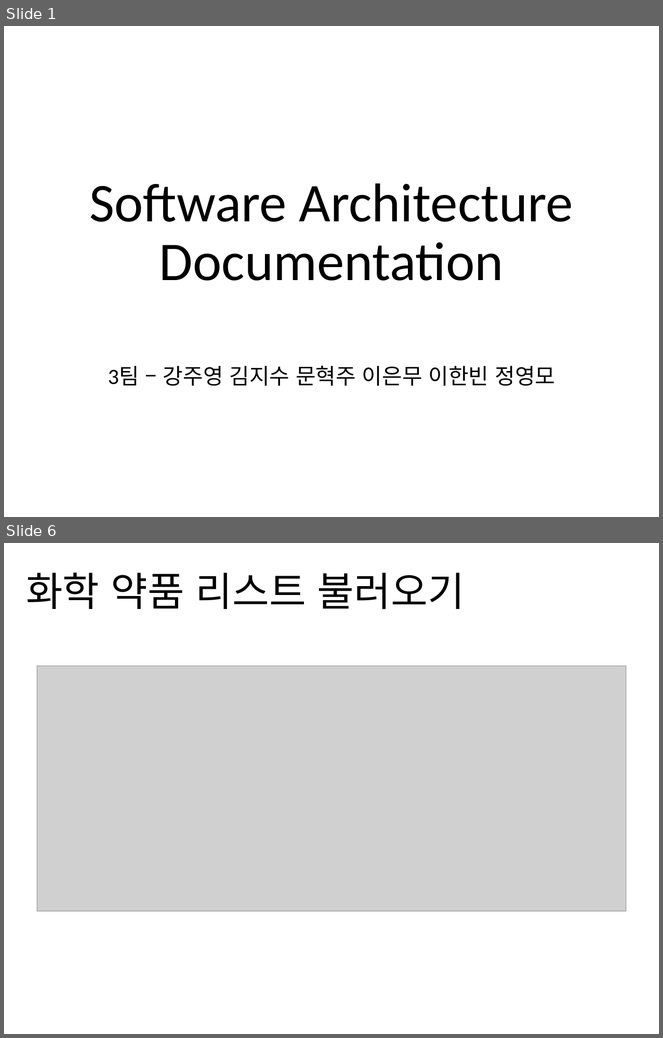
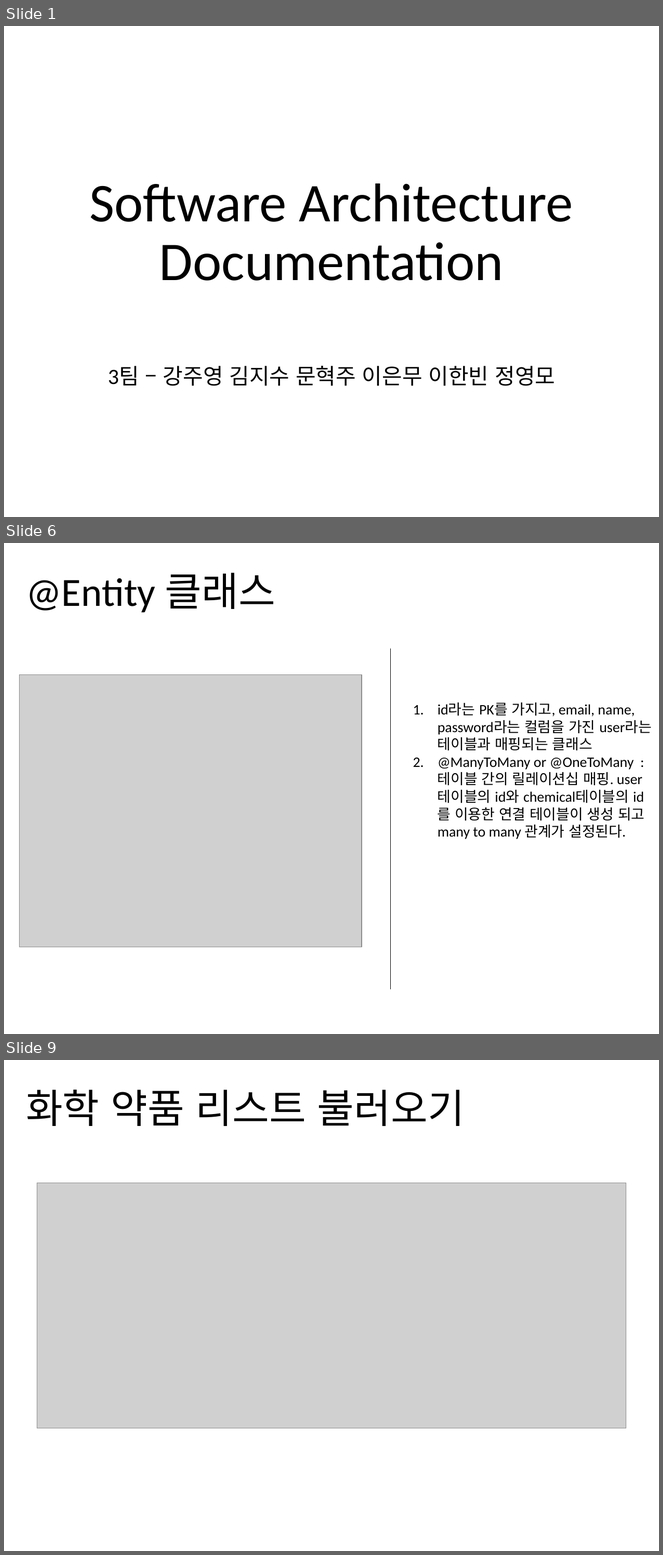
Before and after one commit to jisukim97/ChemicalManagementApplication, a slide deck: Document/2_Software Architect Documentation/Software Architecture Documentation 1.0.pptx. Shown one above the other, each under a label of ours: slides 1 and 6 before the commit, slides 1, 6 and 9 after it; the slides between them are not shown. The pictures are 663x1038 and 663x1555 pixels, drawn with LibreOffice and Linux fonts; fonts in the diff are those of the drawing; grey boxes stand for pictures. Boxes give left, top, right and bottom in pixels: in the first picture for what was removed or moved away, otherwise in the second. Text is boxed around its words. In the diff, an @@ line names an element or a change of style, - is before the commit and + after.

```diff
--- a/Document/2_Software Architect Documentation/Software Architecture Documentation 1.0.pptx
+++ b/Document/2_Software Architect Documentation/Software Architecture Documentation 1.0.pptx
@@ slide 6 added at (4, 543, 659, 1034), background #FFFFFF @@
@@ title added at (26, 573, 275, 613), 44 pt, text #000000 @@
+@Entity 클래스
@@ line added from (390, 649) to (390, 990), #000000 0.5 pt @@
@@ picture added at (19, 675, 362, 947) @@
@@ text added at (438, 703, 652, 839), 16 pt, text #000000 @@
+1. id라는 PK를 가지고, email, name, password라는 컬럼을 가진 user라는 테이블과 매핑되는 클래스
+2. @ManyToMany or @OneToMany : 테이블 간의 릴레이션십 매핑. user테이블의 id와 chemical테이블의 id를 이용한 연결 테이블이 생성 되고 many to many 관계가 설정된다.
@@ what was slide 6 is now slide 9 @@
```
Also in this commit, not shown: 5 slides changed, 3 other slides added, 1 slide removed, 4 other files.
